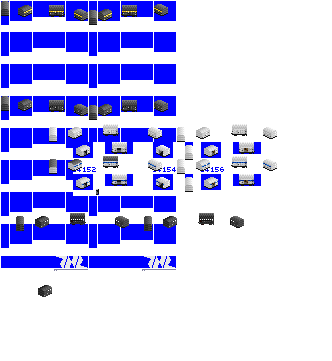
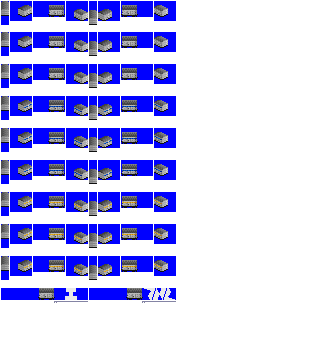
Layer changes from the first 332×361 image to the second:
renamed "Pasted Layer #1" to "roofs", showed it, painted on it over box(1, 4, 168, 300)
painted on "reefers" over box(1, 4, 277, 300)
hid "box", painted on it over box(1, 4, 266, 303)
painted on "Pasted Layer" over box(1, 256, 176, 303)
